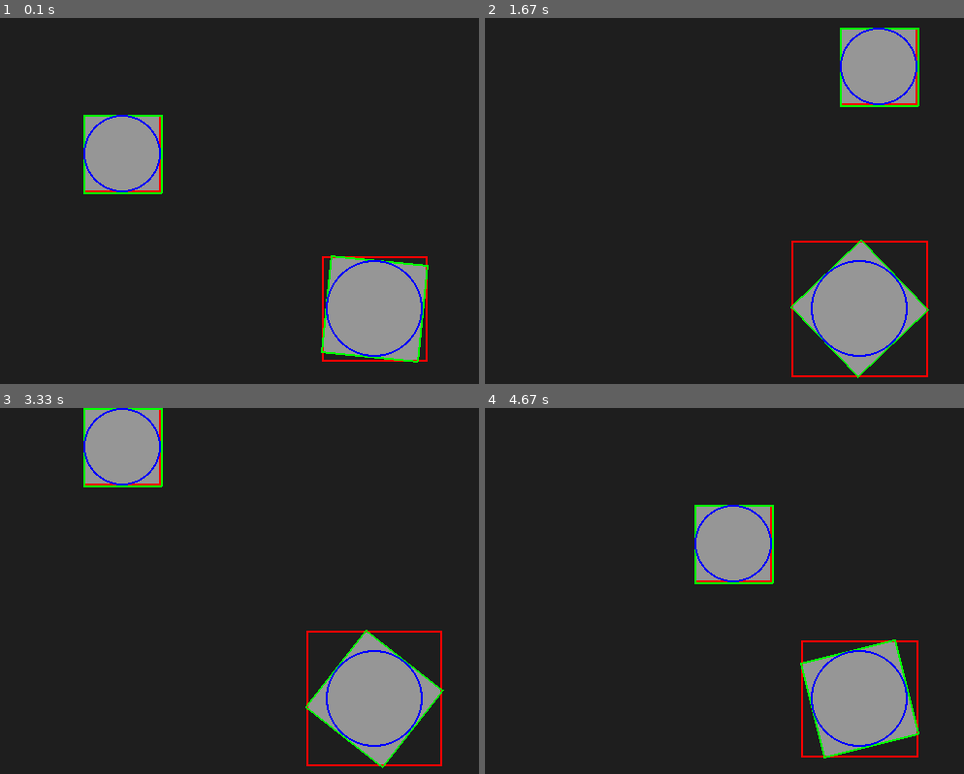
Above: before the commit, frames 1-4 (two rows, left to right).
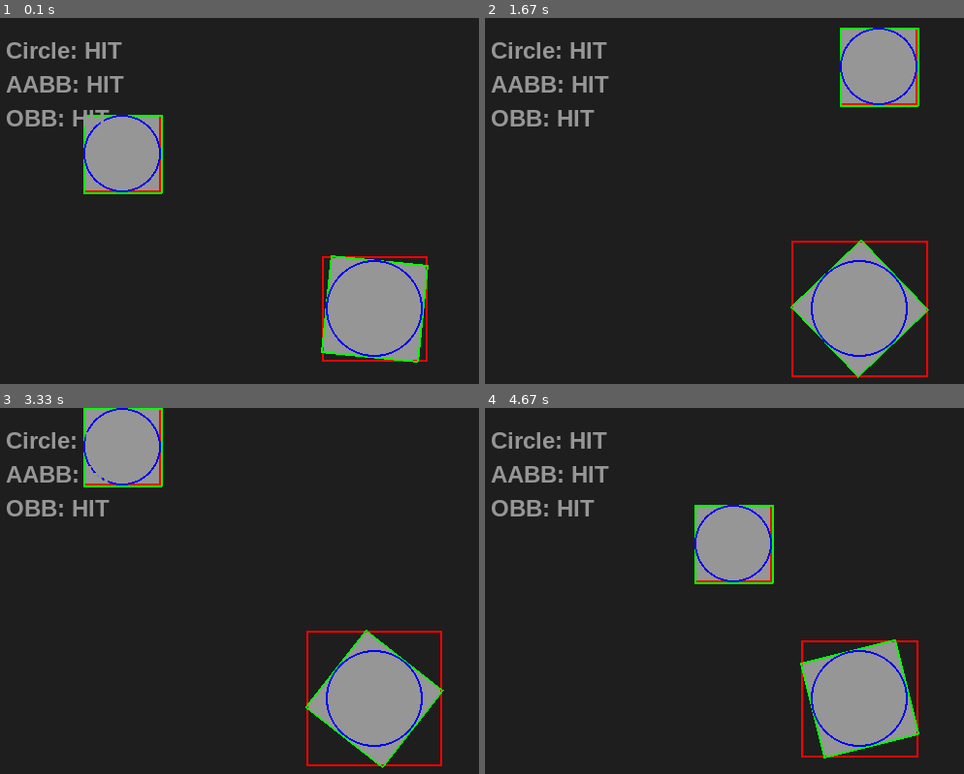
Above: after the commit, the same moments.

Repository: 20260200-htw/my-first-game
Game: pygame game, started from circle-AABB-OBB.py
Two runs of this game, one before a commit and one after it. Both use one fixed random seed, a clock stepped at 60 frames per second and the inputs below.
Inputs:
- Up to frame 1 (0.1 s): no input
- Up to frame 2 (1.67 s): hold Right 0.33-0.8 s; hold Up 0.83-1.13 s; tap Z at 0.9, 1.23, 1.53 s; hold Right 1.17-1.63 s
- Up to frame 3 (3.33 s): hold Left 1.67-2.2 s; tap Z at 1.73, 2.03, 2.3, 2.63, 2.93, 3.07 s; hold Down 2.23-2.53 s; hold Left 2.57-2.97 s; hold Up from 3 s (still down)
- Up to frame 4 (4.67 s): release Up at 3.37 s; hold Right 3.4-4.03 s; tap Z at 3.47, 3.77, 4.13, 4.53 s; hold Down 4.07-4.43 s; hold Left from 4.47 s (still down)

The runs differ from the first frame. In frame 1, 1.4% of the frame differs, in the area x 1-26%, y 6-30%; in frame 2, 1.5%; in frame 3, 1.2%; in frame 4, 1.5%.

Commit message:
20th commit / week04_4 / hit text

Diff:
--- a/circle-AABB-OBB.py
+++ b/circle-AABB-OBB.py
@@ -6,7 +6,7 @@
 screen_width = 800
 screen_height = 600
 screen = pygame.display.set_mode((screen_width, screen_height))
-pygame.display.set_caption("SAT 기반 OBB 충돌 감지")
+pygame.display.set_caption("Collision Comparison: Circle vs AABB vs OBB")
 
 # 색상 정의
 GRAY = (150, 150, 150)
@@ -15,6 +15,10 @@
 GREEN = (0, 255, 0)
 YELLOW = (255, 255, 0)
 BG_COLOR = (30, 30, 30)
+WHITE = (255, 255, 255)
+
+# 폰트 설정
+font = pygame.font.SysFont("arial", 24, bold=True)
 
 # 2. 오브젝트 설정
 player_rect = pygame.Rect(100, 100, 80, 80)
@@ -25,53 +29,37 @@
 static_center = (screen_width // 2, screen_height // 2)
 static_radius = static_rect_size[0] // 2
 
-# 회전 관련 변수
 angle = 0
 base_rotation_speed = 1
 
 clock = pygame.time.Clock()
 
-# --- SAT 충돌 라이브러리 함수 ---
-
+# --- SAT 충돌 함수 (OBB용) ---
 def get_obb_points(center, size, angle):
     cx, cy = center
     w, h = size
-    points = [
-        pygame.Vector2(-w//2, -h//2),
-        pygame.Vector2(w//2, -h//2),
-        pygame.Vector2(w//2, h//2),
-        pygame.Vector2(-w//2, h//2)
-    ]
+    points = [pygame.Vector2(-w//2, -h//2), pygame.Vector2(w//2, -h//2),
+              pygame.Vector2(w//2, h//2), pygame.Vector2(-w//2, h//2)]
     return [p.rotate(angle) + (cx, cy) for p in points]
 
 def get_axes(points):
-    """다각형의 변에 수직인 법선 벡터(분리축 후보)들을 추출"""
     axes = []
     for i in range(len(points)):
-        p1 = points[i]
-        p2 = points[(i + 1) % len(points)]
-        edge = p2 - p1
-        # 변에 수직인 벡터(법선) 계산
-        normal = pygame.Vector2(-edge.y, edge.x)
-        if normal.length() > 0:
-            axes.append(normal.normalize())
+        edge = points[(i + 1) % len(points)] - points[i]
+        axes.append(pygame.Vector2(-edge.y, edge.x).normalize())
     return axes
 
 def project_polygon(points, axis):
-    """축 위로 다각형의 모든 점을 투영시켜 최소/최대 범위를 반환"""
     dots = [p.dot(axis) for p in points]
     return min(dots), max(dots)
 
 def check_obb_collision(poly1, poly2):
-    """SAT 알고리즘을 사용해 두 다각형의 충돌 여부 판단"""
     axes = get_axes(poly1) + get_axes(poly2)
     for axis in axes:
         min1, max1 = project_polygon(poly1, axis)
         min2, max2 = project_polygon(poly2, axis)
-        # 투영된 범위 사이에 틈(Gap)이 있다면 충돌하지 않음
-        if max1 < min2 or max2 < min1:
-            return False
-    return True # 모든 축에서 겹친다면 충돌
+        if max1 < min2 or max2 < min1: return False
+    return True
 
 while True:
     for event in pygame.event.get():
@@ -79,7 +67,7 @@
             pygame.quit()
             sys.exit()
 
-    # 3. 입력 처리
+    # 3. 입력 및 회전 업데이트
     keys = pygame.key.get_pressed()
     if keys[pygame.K_LEFT]:  player_rect.x -= player_speed
     if keys[pygame.K_RIGHT]: player_rect.x += player_speed
@@ -89,39 +77,53 @@
     rotation_speed = base_rotation_speed * 5 if keys[pygame.K_z] else base_rotation_speed
     angle += rotation_speed
 
-    # 4. 충돌 데이터 준비
-    # 플레이어와 고정 오브젝트의 실시간 꼭짓점(OBB) 좌표 추출
+    # 4. 각 충돌 방식 계산
+    # [1] 원형 충돌
+    dx = player_rect.centerx - static_center[0]
+    dy = player_rect.centery - static_center[1]
+    circle_hit = (dx**2 + dy**2) <= (player_radius + static_radius)**2
+
+    # [2] OBB 충돌 (SAT)
     player_points = get_obb_points(player_rect.center, (player_rect.width, player_rect.height), 0)
     static_points = get_obb_points(static_center, static_rect_size, angle)
+    obb_hit = check_obb_collision(player_points, static_points)
 
-    # SAT 충돌 감지 수행
-    obb_colliding = check_obb_collision(player_points, static_points)
+    # [3] AABB 충돌 (회전된 표면의 Rect 기반)
+    static_surface = pygame.Surface(static_rect_size, pygame.SRCALPHA)
+    rotated_static = pygame.transform.rotate(static_surface, -angle)
+    new_rect = rotated_static.get_rect(center=static_center) # 이것이 회전체를 감싸는 AABB
+    aabb_hit = player_rect.colliderect(new_rect)
 
     # 5. 화면 그리기
-    # OBB 충돌 시 배경 빨간색, 원형 충돌 시 노란색 (중첩 시 빨간색 우선)
-    dx = player_rect.centerx - static_center[0]
-    dy = player_rect.centery - static_center[1]
-    circle_colliding = (dx**2 + dy**2) <= (player_radius + static_radius)**2
+    screen.fill(BG_COLOR)
 
-    bg_color = RED if obb_colliding else (YELLOW if circle_colliding else BG_COLOR)
-    screen.fill(bg_color)
-
-    # 본체 그리기 (회전 구현)
-    static_surface = pygame.Surface(static_rect_size, pygame.SRCALPHA)
+    # 오브젝트 본체
     static_surface.fill(GRAY)
     rotated_static = pygame.transform.rotate(static_surface, -angle)
-    new_rect = rotated_static.get_rect(center=static_center)
-
     pygame.draw.rect(screen, GRAY, player_rect)
     screen.blit(rotated_static, new_rect.topleft)
 
-    # 시각화 (AABB-빨강, OBB-초록, 원-파랑)
+    # --- 디버그 드로잉 ---
+    # AABB (빨강)
     pygame.draw.rect(screen, RED, player_rect, 2)
     pygame.draw.rect(screen, RED, new_rect, 2)
+    # OBB (초록)
+    pygame.draw.polygon(screen, GREEN, player_points, 2)
     pygame.draw.polygon(screen, GREEN, static_points, 2)
-    pygame.draw.polygon(screen, GREEN, player_points, 2)
+    # Circle (파랑)
     pygame.draw.circle(screen, BLUE, player_rect.center, player_radius, 2)
     pygame.draw.circle(screen, BLUE, static_center, static_radius, 2)
 
+    # --- UI 텍스트 표시 (왼쪽 상단) ---
+    texts = [
+        ("Circle: HIT", BLUE if circle_hit else GRAY),
+        ("AABB: HIT", RED if aabb_hit else GRAY),
+        ("OBB: HIT", GREEN if obb_hit else GRAY)
+    ]
+
+    for i, (msg, color) in enumerate(texts):
+        label = font.render(msg, True, color)
+        screen.blit(label, (20, 20 + (i * 35)))
+
     pygame.display.flip()
     clock.tick(60)
